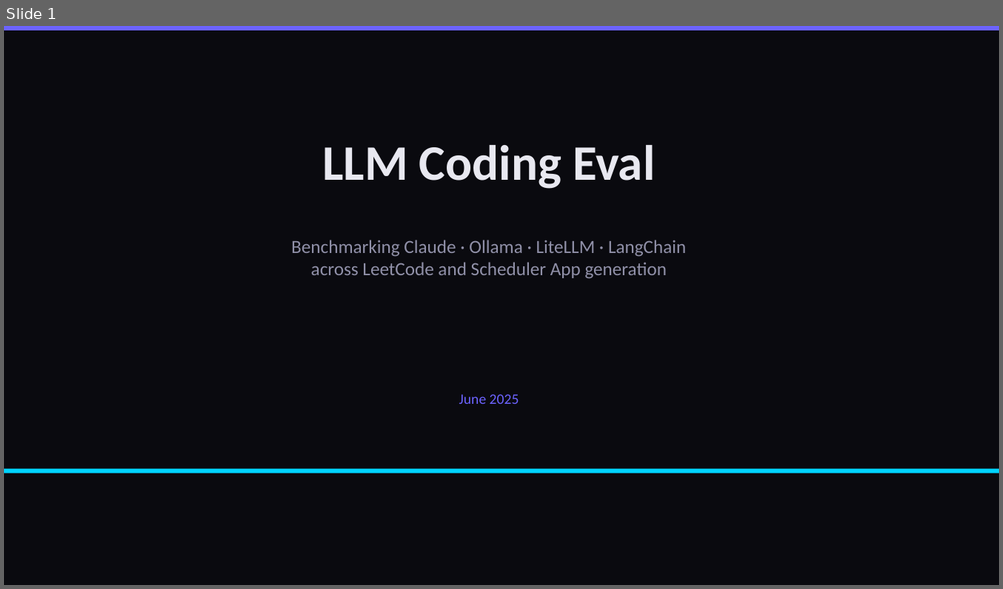
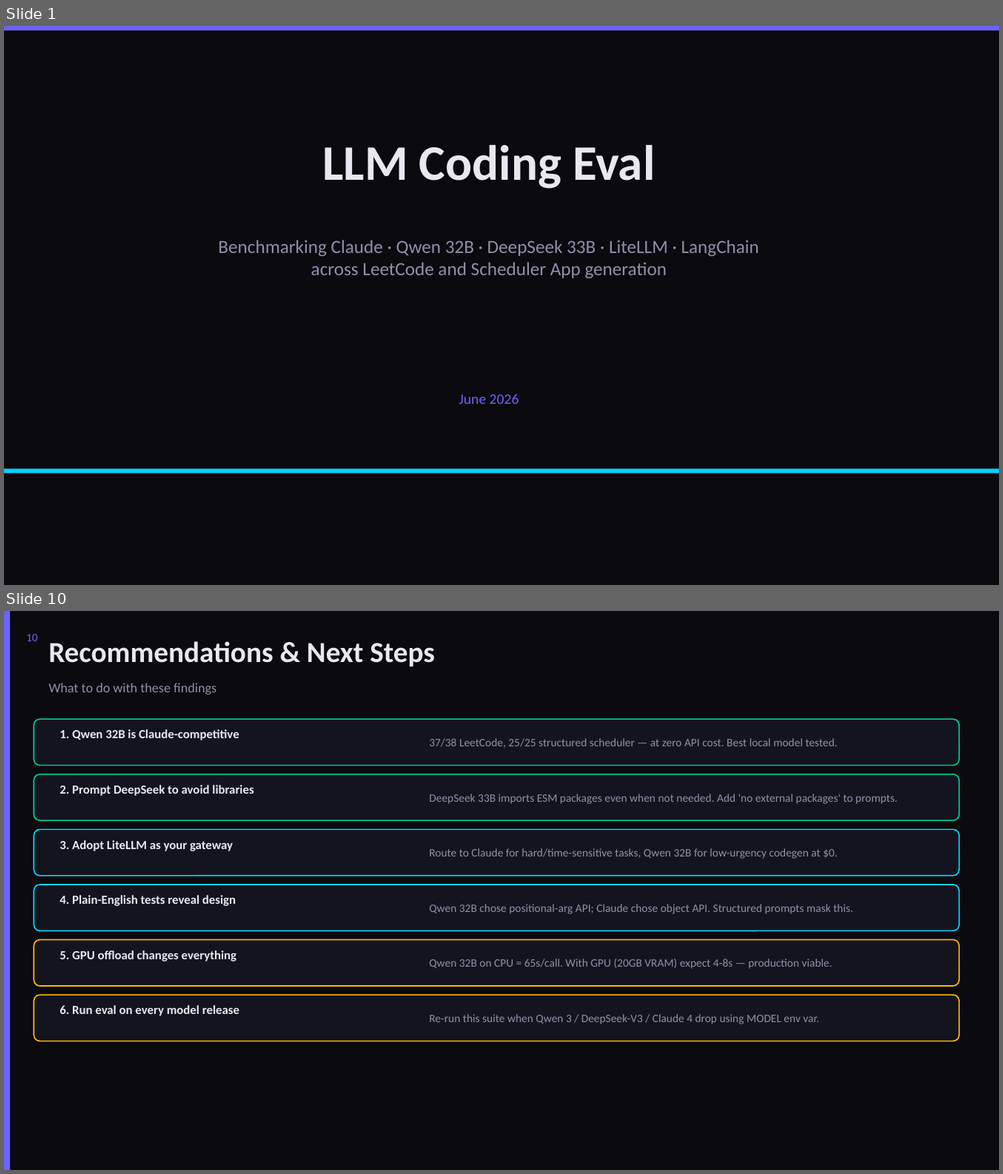
Before and after one commit to dhir-man/Claude-Trading-Bot, a slide deck: LLM-Coding-Eval-Report.pptx. Shown one above the other, each under a label of ours: slide 1 before the commit, slides 1 and 10 after it; the slides between them are not shown. The pictures are 1003x589 and 1003x1174 pixels, drawn with LibreOffice and Linux fonts; fonts in the diff are those of the drawing. Boxes give left, top, right and bottom in pixels: in the first picture for what was removed or moved away, otherwise in the second. Text is boxed around its words. In the diff, an @@ line names an element or a change of style, - is before the commit and + after.

```diff
--- a/LLM-Coding-Eval-Report.pptx
+++ b/LLM-Coding-Eval-Report.pptx
@@ slide 10 added at box(4, 611, 999, 1170), background #FFFFFF @@
@@ rectangle added at box(4, 611, 999, 1170), fill #0A0A0F @@
@@ rectangle added at box(4, 611, 10, 1170), fill #6C63FF @@
@@ text added at box(26, 634, 38, 641), 11 pt, text #6C63FF @@
+10
@@ text added at box(48, 641, 435, 667), 28 pt, text #E8E8F0, bold @@
+Recommendations & Next Steps
@@ text added at box(48, 683, 216, 695), 13 pt, text #9090A8 @@
+What to do with these findings
@@ rounded rectangle added at box(34, 719, 959, 766), fill #14141E, outline #00C896 1.2 pt @@
@@ text added at box(60, 729, 239, 741), 12 pt, text #E8E8F0, bold @@
+1. Qwen 32B is Claude-competitive
@@ text added at box(429, 738, 837, 748), 11 pt, text #9090A8 @@
+37/38 LeetCode, 25/25 structured scheduler — at zero API cost. Best local model tested.
@@ rounded rectangle added at box(34, 775, 959, 820), fill #14141E, outline #00C896 1.2 pt @@
@@ text added at box(60, 785, 253, 796), 12 pt, text #E8E8F0, bold @@
+2. Prompt DeepSeek to avoid libraries
@@ text added at box(429, 794, 897, 804), 11 pt, text #9090A8 @@
+DeepSeek 33B imports ESM packages even when not needed. Add 'no external packages' to prompts.
@@ rounded rectangle added at box(34, 829, 959, 876), fill #14141E, outline #00D4FF 1.2 pt @@
@@ text added at box(60, 840, 233, 851), 12 pt, text #E8E8F0, bold @@
+3. Adopt LiteLLM as your gateway
@@ text added at box(429, 849, 837, 859), 11 pt, text #9090A8 @@
+Route to Claude for hard/time-sensitive tasks, Qwen 32B for low-urgency codegen at $0.
@@ rounded rectangle added at box(34, 885, 959, 931), fill #14141E, outline #00D4FF 1.2 pt @@
@@ text added at box(60, 895, 236, 906), 12 pt, text #E8E8F0, bold @@
+4. Plain-English tests reveal design
@@ text added at box(429, 904, 853, 914), 11 pt, text #9090A8 @@
+Qwen 32B chose positional-arg API; Claude chose object API. Structured prompts mask this.
@@ rounded rectangle added at box(34, 940, 959, 986), fill #14141E, outline #FFB800 1.2 pt @@
@@ text added at box(60, 951, 237, 962), 12 pt, text #E8E8F0, bold @@
+5. GPU offload changes everything
@@ text added at box(429, 959, 832, 969), 11 pt, text #9090A8 @@
+Qwen 32B on CPU = 65s/call. With GPU (20GB VRAM) expect 4-8s — production viable.
@@ rounded rectangle added at box(34, 995, 959, 1042), fill #14141E, outline #FFB800 1.2 pt @@
@@ text added at box(60, 1005, 239, 1017), 12 pt, text #E8E8F0, bold @@
+6. Run eval on every model release
@@ text added at box(429, 1014, 819, 1025), 11 pt, text #9090A8 @@
+Re-run this suite when Qwen 3 / DeepSeek-V3 / Claude 4 drop using MODEL env var.
@@ slide 1 changed as well @@
@@ text at box(218, 240, 759, 257): text changed @@
-Benchmarking Claude · Ollama · LiteLLM · LangChain
+Benchmarking Claude · Qwen 32B · DeepSeek 33B · LiteLLM · LangChain
@@ text at box(459, 394, 519, 404): text changed @@
-June 2025
+June 2026
```
Also in this commit, not shown: 6 other slides changed, 2 other slides added, 3 slides removed, 5 other files.
